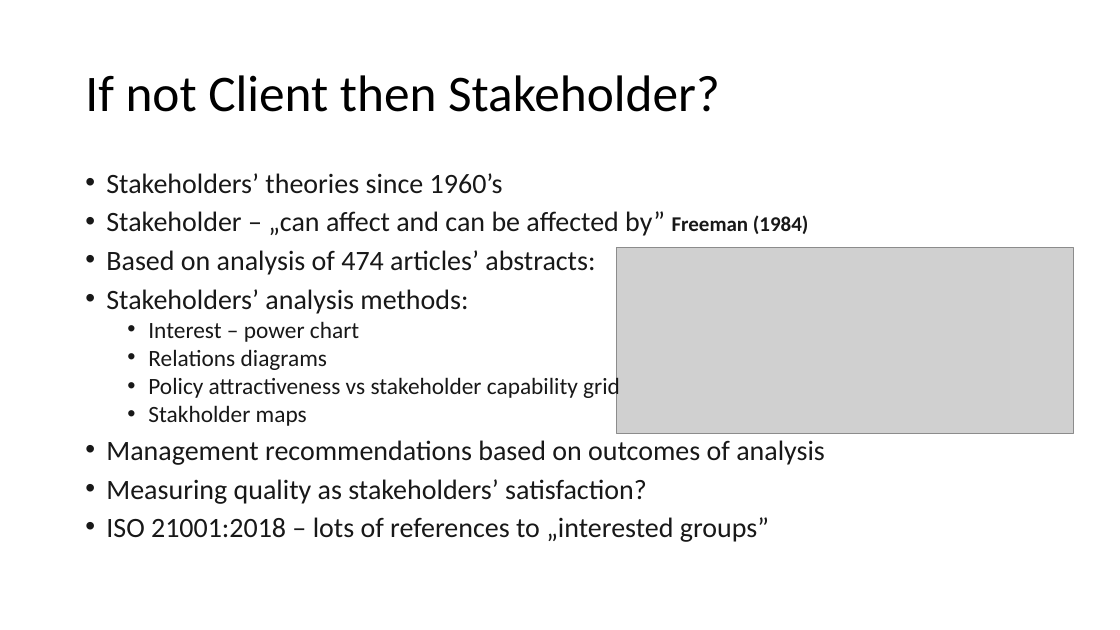
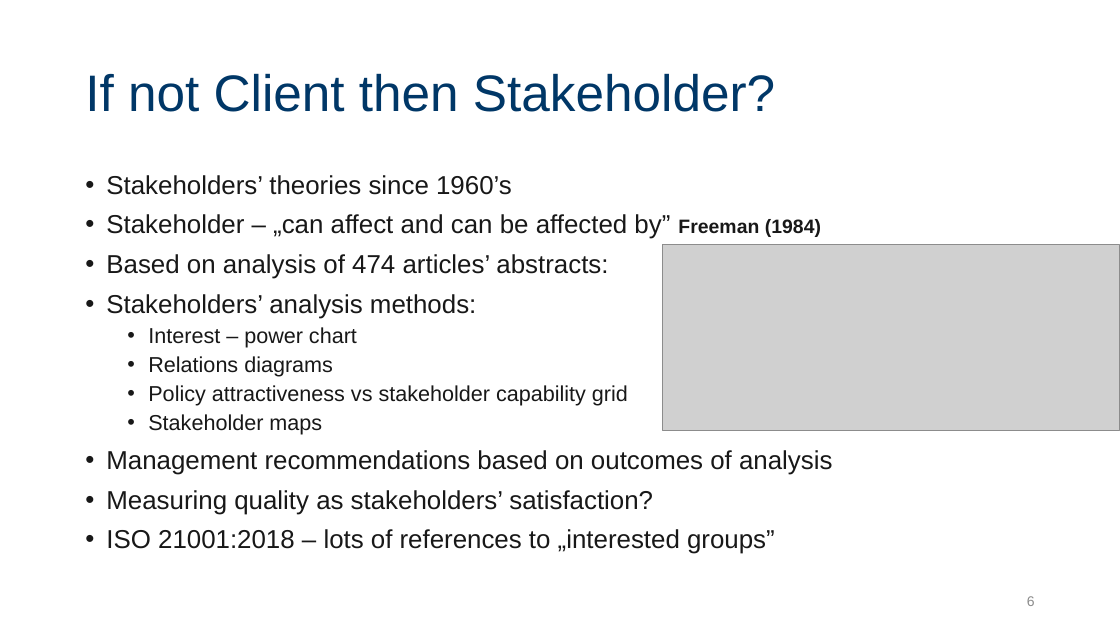
Before and after one commit to JeanPaulSzefler/doktorat_git, a slide deck: slide 6 of Egzaminy doktorskie/angielski/SSI_forHEI_QMS.pptx (slide 10 before the commit). Drawn at 1120x630 pixels with LibreOffice and Linux fonts; fonts in the diff are those of the drawing; grey boxes stand for pictures. Boxes give left, top, right and bottom in pixels: in the first picture for what was removed or moved away, otherwise in the second. Text is boxed around its words. In the diff, an @@ line names an element or a change of style, - is before the commit and + after.

```diff
--- a/Egzaminy doktorskie/angielski/SSI_forHEI_QMS.pptx
+++ b/Egzaminy doktorskie/angielski/SSI_forHEI_QMS.pptx
@@ title "If not Client then Stakeholder?" at (85,73,775,112): font Calibri to Arial, text colour #000000 to #003767 @@
@@ text at (106,175,832,554): size 24 to 22.2 pt in "Stakeholders’ theories since 1960’s", "Stakeholder – „can affect and can be ...", "Based on analysis of 474 articles’ abstracts:", "Stakeholders’ analysis methods:" and 3 more places; font Calibri to Arial; size 18 to 16.6 pt in "Freeman (1984)"; size 20 to 18.5 pt in "Interest – power chart", "Relations diagrams", "Policy attractiveness vs stakeholder capability grid"; line spacing 0.8 to 0.9 @@
@@ picture: place and size @@
-picture at (617,247,1073,434)
+picture at (663,245,1119,431)
@@ text at (148,414,322,435): text changed; size 20 to 18.5 pt; font Calibri to Arial @@
-  • Stakholder maps
+  • Stakeholder maps
@@ page number added at (1027,596,1035,606), 12 pt, text #8C8C8C @@
+6
```
Also in this commit, not shown: 12 other slides changed, 1 slide added, 5 slides removed, 37 other files.
